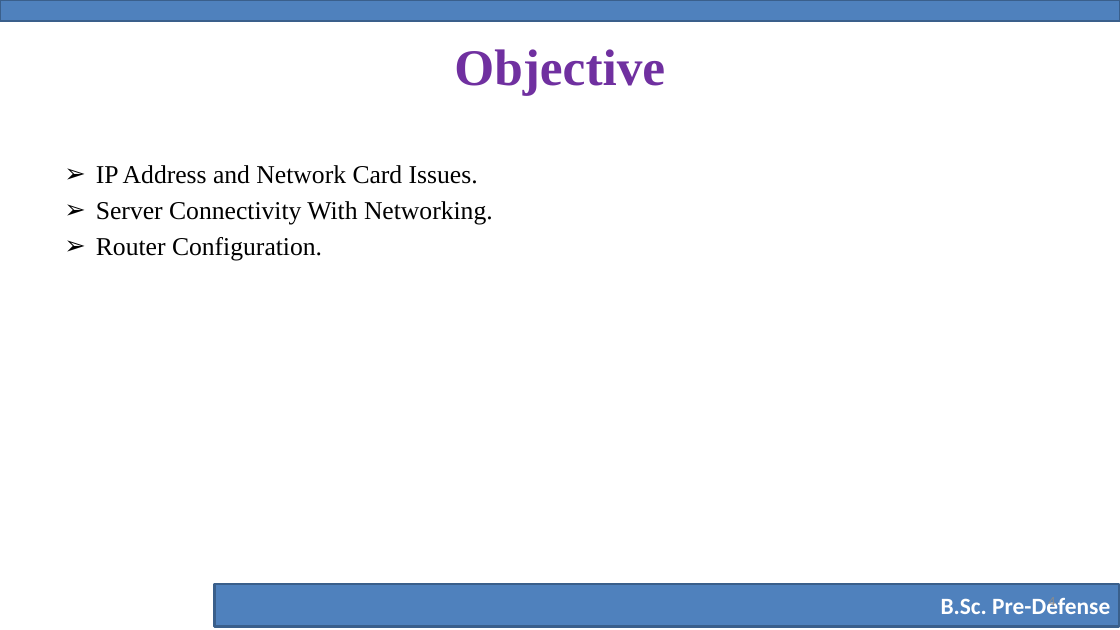
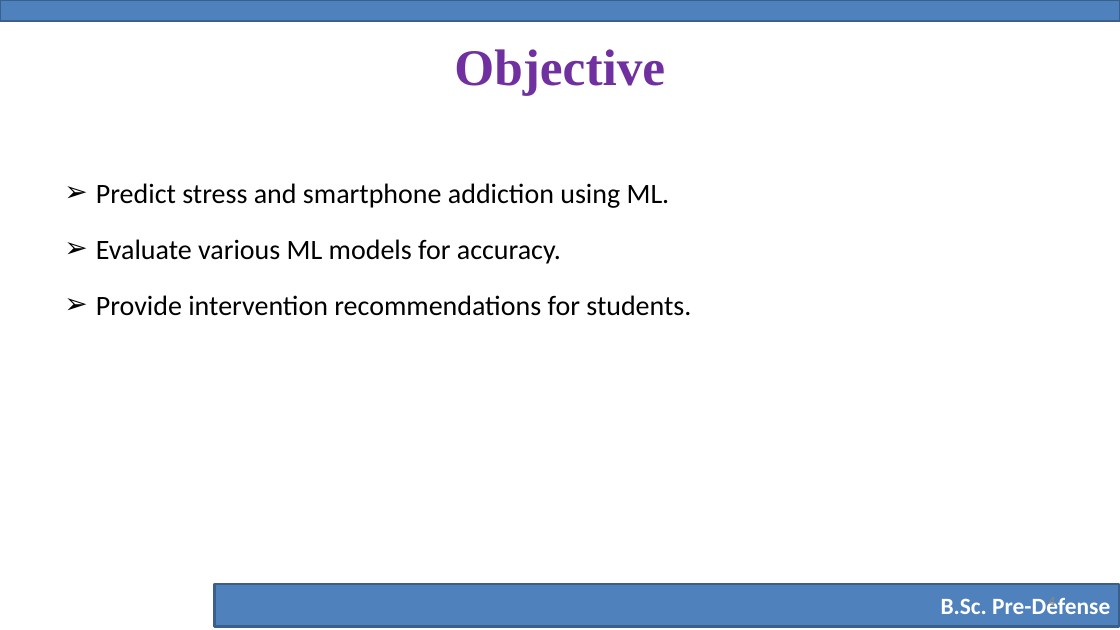
Before and after one commit to yeaminsakib/project, a slide deck: slide 4 of Stress_Prediction/Pre-Defense-Slide-Template.pptx. Drawn at 1120x630 pixels with LibreOffice and Linux fonts; fonts in the diff are those of the drawing; background and template pictures are left out. Boxes give left, top, right and bottom in pixels: in the first picture for what was removed or moved away, otherwise in the second. Text is boxed around its words. In the diff, an @@ line names an element or a change of style, - is before the commit and + after.

```diff
--- a/Stress_Prediction/Pre-Defense-Slide-Template.pptx
+++ b/Stress_Prediction/Pre-Defense-Slide-Template.pptx
@@ text at (x1=96, y1=183, x2=691, y2=316): text changed; size 22 to 24 pt; font Times New Roman to Calibri @@
-➢ IP Address and Network Card Issues.
-➢ Server Connectivity With Networking.
-➢ Router Configuration.
+➢ Predict stress and smartphone addiction using ML.
+➢ Evaluate various ML models for accuracy.
+➢ Provide intervention recommendations for students.
```
Also in this commit, not shown: 3 other slides changed, 3 slides added, 3 slides removed, 2 other files.
